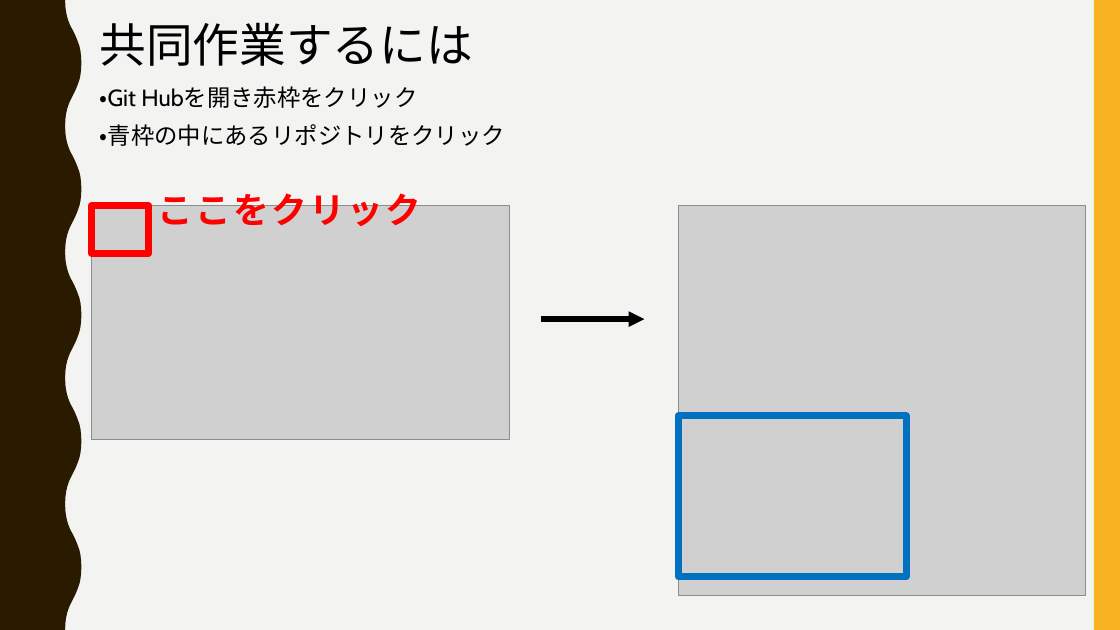
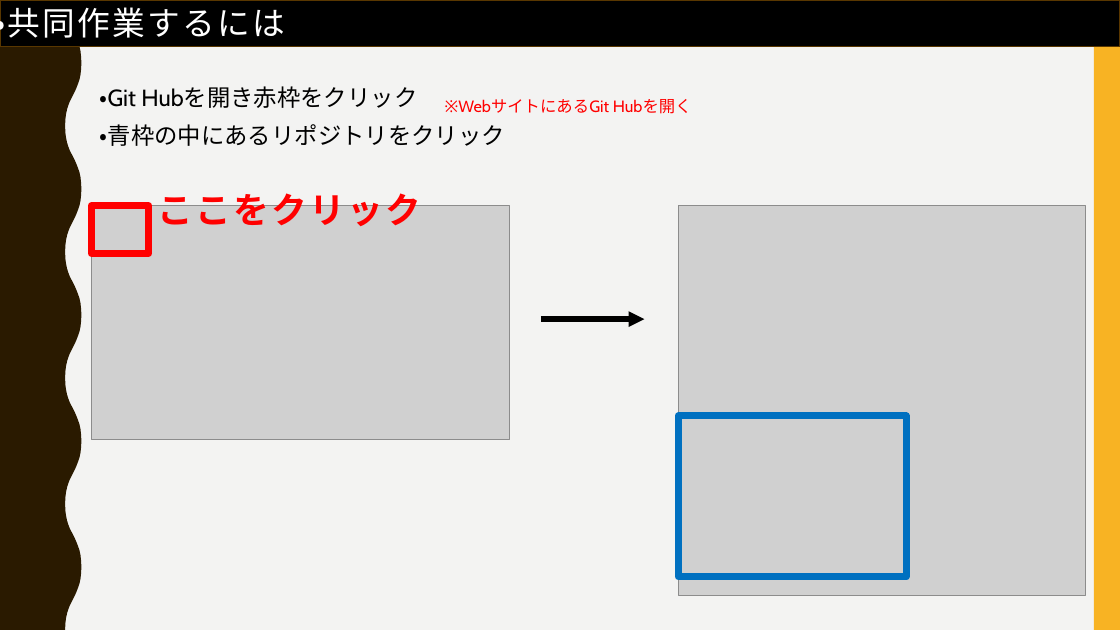
Before and after one commit to FIY24554/git_test, a slide deck: slide 32 of gitについて_加藤.pptx (slide 27 before the commit). Drawn at 1120x630 pixels with LibreOffice and Linux fonts; fonts in the diff are those of the drawing; grey boxes stand for pictures. Boxes give left, top, right and bottom in pixels: in the first picture for what was removed or moved away, otherwise in the second. Text is boxed around its words. In the diff, an @@ line names an element or a change of style, - is before the commit and + after.

```diff
--- a/gitについて_加藤.pptx
+++ b/gitについて_加藤.pptx
@@ text at box(0, 2, 285, 44): text changed; size 40 to 28 pt; font Cabin to Arial Narrow; text colour #000000 to #FFFFFF @@
-共同作業するには
+・共同作業するには
@@ rectangle added at box(0, 0, 1120, 46), fill #000000, outline #593700 1 pt @@
@@ text added at box(613, 99, 692, 114), 14 pt, text #FF0000 @@
+※WebサイトにあるGit Hubを開く
```
Also in this commit, not shown: 22 other slides changed, 16 slides added, 1 slide removed.
